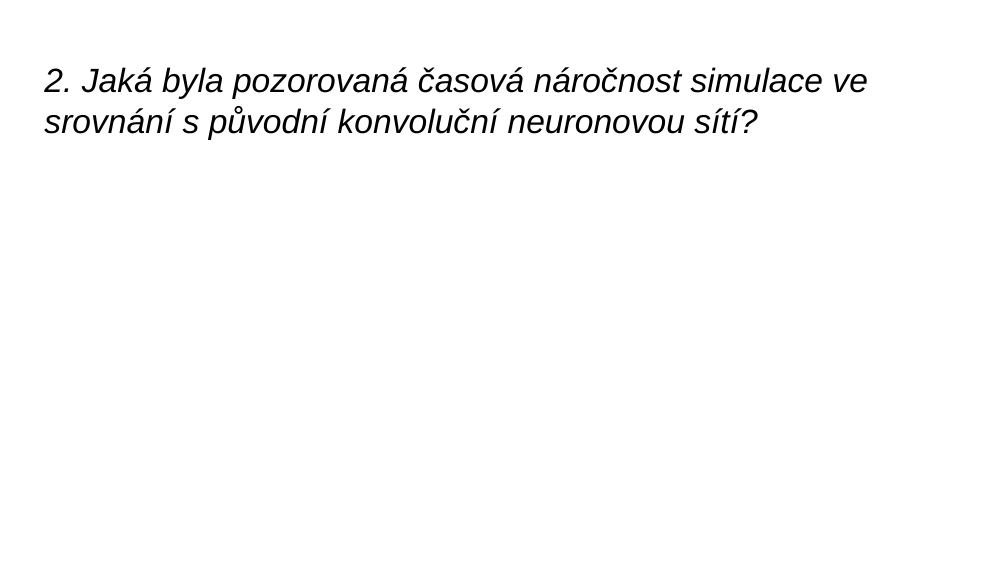
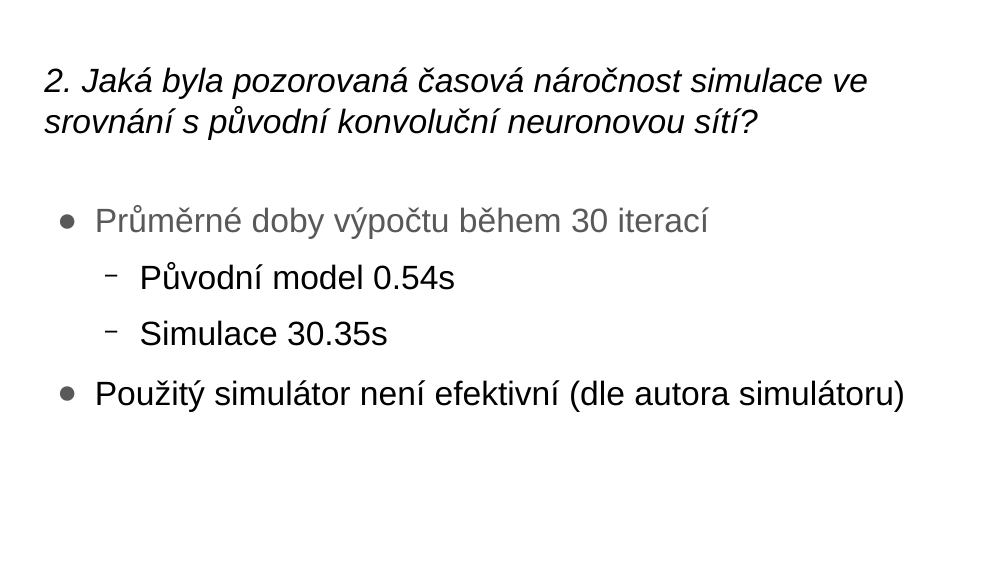
Before and after one commit to RKCZ/Extension-of-neural-network-architecture, a slide deck: slide 9 of Obhajoba.odp. Drawn at 1008x567 pixels with LibreOffice and Linux fonts; fonts in the diff are those of the drawing. Boxes give left, top, right and bottom in pixels: in the first picture for what was removed or moved away, otherwise in the second. Text is boxed around its words. In the diff, an @@ line names an element or a change of style, - is before the commit and + after.

```diff
--- a/Obhajoba.odp
+++ b/Obhajoba.odp
@@ text added at bbox=[95, 205, 905, 412], 24 pt, text #000000 @@
+● Průměrné doby výpočtu během 30 iterací
+  − Původní model 0.54s
+  − Simulace 30.35s
+● Použitý simulátor není efektivní (dle autora simulátoru)
```
Also in this commit, not shown: 1 other slide changed.
